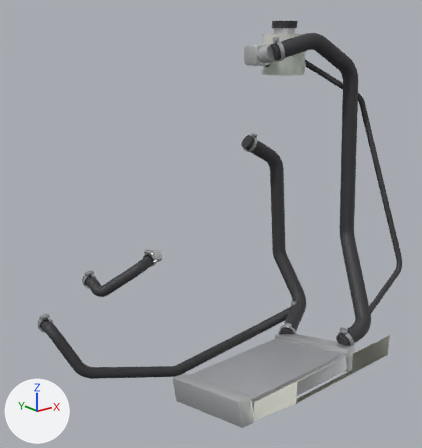
The glTF model models/da40/da40-cooling.glb as it was, and as the next commit left it.
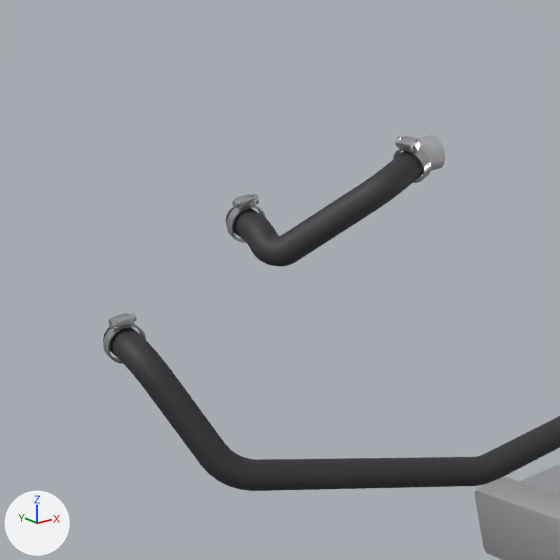
Old and new are each drawn whole from a 50 mm lens placed at (-0.722, -2.368, 1.456), pointed at (-0.066, -1.547, 1.128) and again close up on the part from 0% to 48% of the width and 45% to 90% of the height. The axes (+X, +Y, +Z) are drawn at lower left. The lights are the same throughout. The first two pictures are the older version. Where no turn or scale is listed for an object, it has been applied to the vertices. Vertices at exactly the same position are counted once.

In view in the first close-up: 'Coolant hose cabin heat exchanger to pump', 'Coolant hose engine to cabin heat exchanger', 'Coolant radiator' and 1 more.
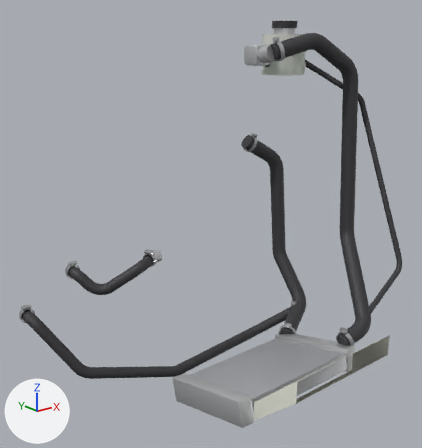
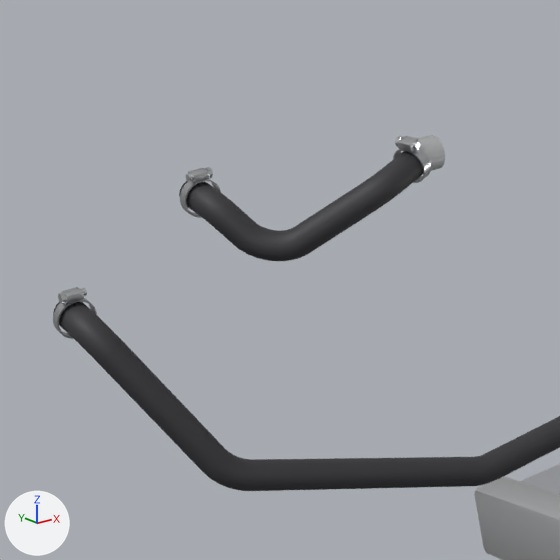
Where the newer file only moved an object's origin or applied its transform, the numbers keep the older frame.

What differs and where, as boxes [x1, y1, x2, y2] in the close-ups (560 x 560 px; the box of a moved part takes in the faces that stretch with it):
'Coolant hose cabin heat exchanger to pump', reshaped, moved, rescaled: before [103, 313, 560, 491]; after [53, 287, 560, 491]
'Coolant hose engine to cabin heat exchanger', reshaped (23% wider): before [226, 136, 431, 267]; after [179, 136, 431, 261]
part 1 of me_coolant_hose_cabin_heat_exchanger_to_pump, moved or reshaped: before [103, 324, 146, 364]; after [53, 298, 97, 339]
part 2 of me_coolant_hose_cabin_heat_exchanger_to_pump, moved or reshaped: before [112, 313, 134, 329]; after [62, 287, 84, 303]
part 3 of me_coolant_hose_cabin_heat_exchanger_to_pump, moved or reshaped: before [131, 314, 137, 321]; after [81, 288, 87, 296]
part 4 of me_coolant_hose_cabin_heat_exchanger_to_pump, moved or reshaped: before [108, 318, 117, 330]; after [58, 292, 67, 304]
part 5 of me_coolant_hose_cabin_heat_exchanger_to_pump, moved or reshaped: before [103, 327, 540, 491]; after [53, 302, 540, 491]
part 6 of me_coolant_hose_engine_to_cabin_heat_exchanger, moved or reshaped: before [227, 205, 267, 243]; after [180, 179, 221, 218]
part 7 of me_coolant_hose_engine_to_cabin_heat_exchanger, moved or reshaped: before [235, 194, 256, 209]; after [188, 168, 210, 182]
part 8 of me_coolant_hose_engine_to_cabin_heat_exchanger, moved or reshaped: before [232, 200, 240, 208]; after [186, 173, 193, 182]
part 9 of me_coolant_hose_engine_to_cabin_heat_exchanger, moved or reshaped: before [251, 194, 259, 204]; after [205, 167, 213, 178]
part 10 of me_coolant_hose_engine_to_cabin_heat_exchanger, moved or reshaped: before [226, 207, 309, 267]; after [179, 181, 309, 261]

Edits to the bpy script that builds the scene:
```text
Change me_coolant_hose_cabin_heat_exchanger_to_pump:
    used by ob_coolant_hose_cabin_heat_exchanger_to_pump; parent = ob_da40_root_003; location = (-0.0521, -1.435, -0.075); scale = (0.292, 0.292, 0.292)
    remove me_coolant_hose_cabin_heat_exchanger_to_pump.from_pydata(...)  # 816 vertices, 1604 faces; spans x -1.0..1.0, y -0.29..0.29, z -0.29..0.29
    add me_coolant_hose_cabin_heat_exchanger_to_pump.from_pydata(...)  # 816 vertices, 1604 faces; spans x -1.0..1.0, y -0.29..0.29, z -0.32..0.32
    me_coolant_hose_cabin_heat_exchanger_to_pump part 1: the loose piece of 128 vertices spanning x -1.0..-0.9, y 0.24..0.27, z 0.17..0.27 is moved by (0.0, 0.0, 0.03)
    me_coolant_hose_cabin_heat_exchanger_to_pump part 2: the loose piece of 56 vertices spanning x -0.97..-0.93, y 0.23..0.27, z 0.27..0.29 is moved by (0.0, 0.0, 0.03)
    me_coolant_hose_cabin_heat_exchanger_to_pump part 3: the loose piece of 20 vertices spanning x -0.97..-0.92, y 0.24..0.26, z 0.27..0.29 is moved by (0.0, 0.0, 0.03)
    me_coolant_hose_cabin_heat_exchanger_to_pump part 4: the loose piece of 12 vertices spanning x -0.98..-0.97, y 0.24..0.27, z 0.27..0.29 is moved by (0.0, 0.0, 0.03)
    me_coolant_hose_cabin_heat_exchanger_to_pump part 5: 384 of 816 vertices moved; they spanned x -0.99..1.0, y -0.29..0.29, z -0.29..0.26 and now span x -0.99..1.0, y -0.29..0.29, z -0.32..0.29; mean shift (0.03, -0.01, -0.01); largest move (-0.87, 0.03, -0.04) -> (-0.78, 0.0, -0.09)
    other edits to the shape of me_coolant_hose_cabin_heat_exchanger_to_pump do not show in these pictures
Change me_coolant_hose_engine_to_cabin_heat_exchanger:
    used by ob_coolant_hose_engine_to_cabin_heat_exchanger; location = (-0.1785, -1.3991, 1.0149)
    remove me_coolant_hose_engine_to_cabin_heat_exchanger.from_pydata(...)  # 800 vertices, 1572 faces; spans x -0.0657..0.0657, y -0.0491..0.0491, z -0.0421..0.0421
    add me_coolant_hose_engine_to_cabin_heat_exchanger.from_pydata(...)  # 816 vertices, 1604 faces; spans x -0.0957..0.0657, y -0.0491..0.0591, z -0.0377..0.042
    me_coolant_hose_engine_to_cabin_heat_exchanger part 6: the loose piece of 128 vertices spanning x -0.0657..-0.0373, y 0.0331..0.0411, z -0.0351..-0.0066 is moved by (-0.03, 0.01, 0.025)
    me_coolant_hose_engine_to_cabin_heat_exchanger part 7: the loose piece of 56 vertices spanning x -0.0575..-0.0455, y 0.0319..0.0423, z -0.0068..-0.0009 is moved by (-0.03, 0.01, 0.025)
    me_coolant_hose_engine_to_cabin_heat_exchanger part 8: the loose piece of 20 vertices spanning x -0.0605..-0.0455, y 0.0343..0.0399, z -0.0065..-0.0012 is moved by (-0.03, 0.01, 0.025)
    me_coolant_hose_engine_to_cabin_heat_exchanger part 9: the loose piece of 12 vertices spanning x -0.0455..-0.0425, y 0.033..0.0411, z -0.0073..-0.0004 is moved by (-0.03, 0.01, 0.025)
    me_coolant_hose_engine_to_cabin_heat_exchanger part 10: 184 vertices moved from x -0.0624..-0.0351, y -0.0156..0.02, z -0.0421..-0.0148 to x -0.0876..-0.0271, y -0.0207..0.0337, z -0.0377..0.0082; 72 vertices removed from x -0.0624..-0.0383, y -0.0032..0.0491, z -0.0329..-0.0099; 88 vertices added at x -0.0925..-0.0303, y -0.008..0.0591, z -0.0213..0.0152
Change ob_coolant_hose_cabin_heat_exchanger_to_pump:
    ob_coolant_hose_cabin_heat_exchanger_to_pump.location: (-0.0521, -1.435, -0.075) -> (-0.0671, -1.431, -0.0625)
    ob_coolant_hose_cabin_heat_exchanger_to_pump.scale: (0.292, 0.292, 0.292) -> (0.307, 0.307, 0.307)
```
